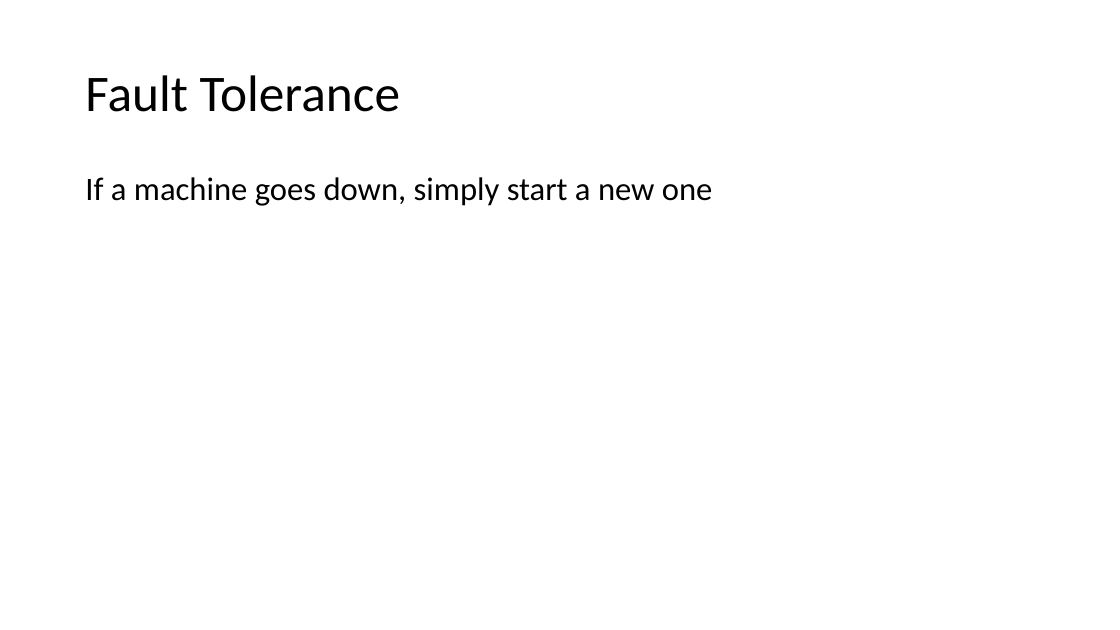
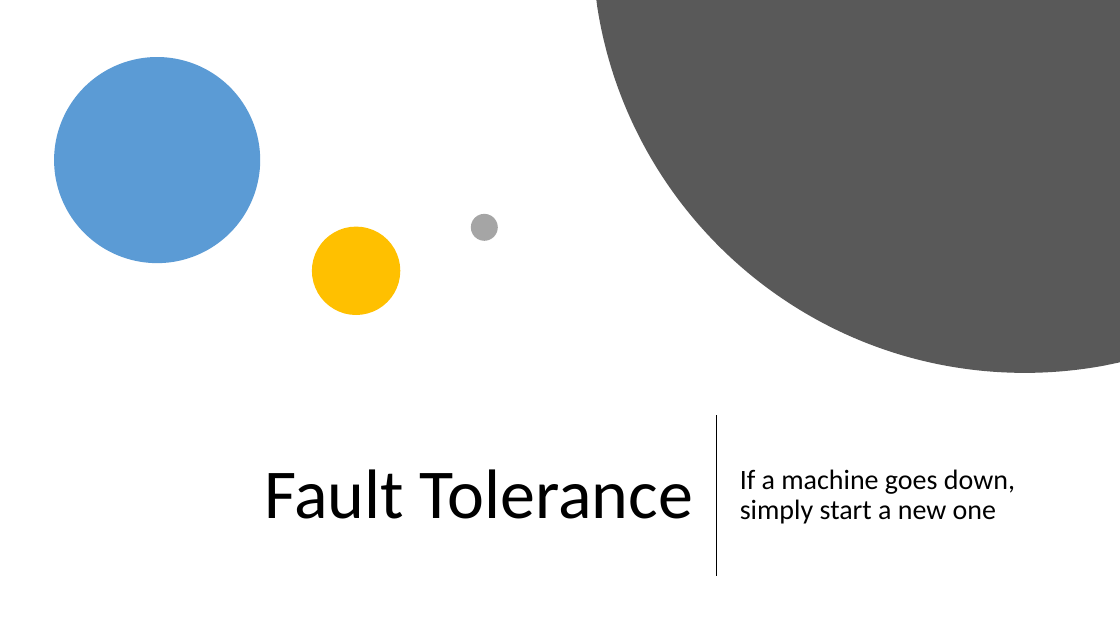
Before and after one commit to marilynwaldman/course, a slide deck: slide 11 of Hadoop/05-MapReduce.pptx (slide 10 before the commit). Drawn at 1120x630 pixels with LibreOffice and Linux fonts; fonts in the diff are those of the drawing. Boxes give left, top, right and bottom in pixels: in the first picture for what was removed or moved away, otherwise in the second. Text is boxed around its words. In the diff, an @@ line names an element or a change of style, - is before the commit and + after.

```diff
--- a/Hadoop/05-MapReduce.pptx
+++ b/Hadoop/05-MapReduce.pptx
@@ freeform shape added at (597, 0, 1120, 373), fill #595959 @@
@@ ellipse added at (54, 57, 260, 263), fill #5B9BD5 @@
@@ ellipse added at (312, 227, 400, 315), fill #FFC000 @@
@@ ellipse added at (471, 214, 498, 241), fill #A5A5A5 @@
@@ title "Fault Tolerance": place and size @@
-title "Fault Tolerance" at (85, 75, 400, 112)
+title "Fault Tolerance" at (264, 469, 693, 519)
@@ title "Fault Tolerance" at (264, 469, 693, 519): size 44 to 60 pt; alignment left to right @@
@@ line added from (717, 416) to (717, 576), #000000 1.5 pt @@
@@ text "If a machine goes down, ...": place and size @@
-text "If a machine goes down, ..." at (85, 177, 713, 206)
+text "If a machine goes down, ..." at (740, 469, 1015, 524)
@@ text "If a machine goes down, ..." at (740, 469, 1015, 524): size 28 to 24 pt; vertical alignment top to middle @@
```
Also in this commit, not shown: 8 other slides changed, 2 slides added, 1 slide removed, 3 other files.
